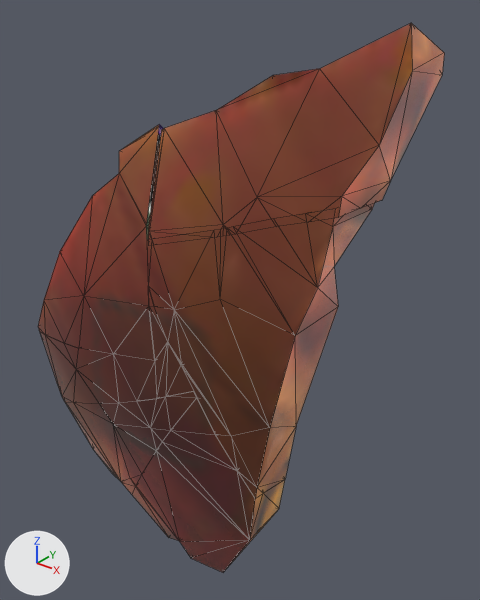
Renders of the glTF model obj/Ceramic009.gltf from each side of a commit.
One viewpoint serves both versions: a camera (50 mm lens) standing at (-0.0597, -0.0227, -0.0474) and looking at (-0.1308, 0.0661, -0.1024). Every picture has the same lights, and +X, +Y and +Z are marked at lower left. Mesh edges are drawn as thin lines. Where no turn or scale is listed for an object, it has been applied to the vertices.

Objects in the first picture: 'Ceramic009', 'Ceramic009_001', 'Ceramic009_002', 'Ceramic009_003', 'Ceramic009_004', 'Ceramic009_005'.
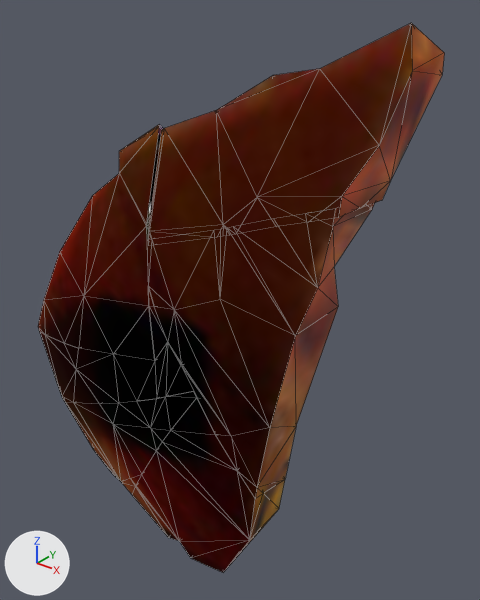
Pixel boxes [x1, y1, x2, y2] of what changed, in the pictures (480 x 600 px):
'Ceramic009', recoloured: [148, 23, 444, 240] in both
'Ceramic009_002', recoloured: [147, 203, 375, 499] in both
'Ceramic009_001', recoloured: [38, 125, 164, 361] in both
'Ceramic009_005', recoloured (brown to red): [132, 398, 285, 572] in both
'Ceramic009_004', recoloured: [40, 287, 194, 404] in both
'Ceramic009_003', recoloured: [65, 392, 197, 494] in both

The change, as a list of edits to the scene's bpy script:
```text
Add mat_harrow:
    mat_harrow = bpy.data.materials.new('Harrow')
    # colours: black #000000
    # uses the picture img_branalp_diffuse_baked_jpg
Change me_plane_051:
    where me_plane_051.from_pydata(...)  # 40 vertices, 76 faces; spans x -0.0183..0.0211, y -0.011..0.0182, z -0.0119..0.0225
    remove me_plane_051.materials.append(mat_branalp)
    add me_plane_051.materials.append(mat_harrow)
Change me_plane_111:
    where me_plane_111.from_pydata(...)  # 42 vertices, 80 faces; spans x -0.0223..0.0172, y -0.0087..0.0113, z -0.0183..0.0276
    remove me_plane_111.materials.append(mat_branalp)
    add me_plane_111.materials.append(mat_harrow)
Change me_plane_112:
    where me_plane_112.from_pydata(...)  # 48 vertices, 92 faces; spans x -0.0173..0.0148, y -0.0084..0.014, z -0.0308..0.02
    remove me_plane_112.materials.append(mat_branalp)
    add me_plane_112.materials.append(mat_harrow)
Change me_plane_113:
    where me_plane_113.from_pydata(...)  # 47 vertices, 90 faces; spans x -0.0284..0.0206, y -0.0065..0.0105, z -0.0157..0.0171
    remove me_plane_113.materials.append(mat_branalp)
    add me_plane_113.materials.append(mat_harrow)
Change me_plane_114:
    where me_plane_114.from_pydata(...)  # 61 vertices, 118 faces; spans x -0.0292..0.024, y -0.008..0.0118, z -0.0198..0.0197
    remove me_plane_114.materials.append(mat_branalp)
    add me_plane_114.materials.append(mat_harrow)
Change me_plane_115:
    where me_plane_115.from_pydata(...)  # 34 vertices, 64 faces; spans x -0.0155..0.0158, y -0.0059..0.0058, z -0.0177..0.021
    remove me_plane_115.materials.append(mat_branalp)
    add me_plane_115.materials.append(mat_harrow)
```
